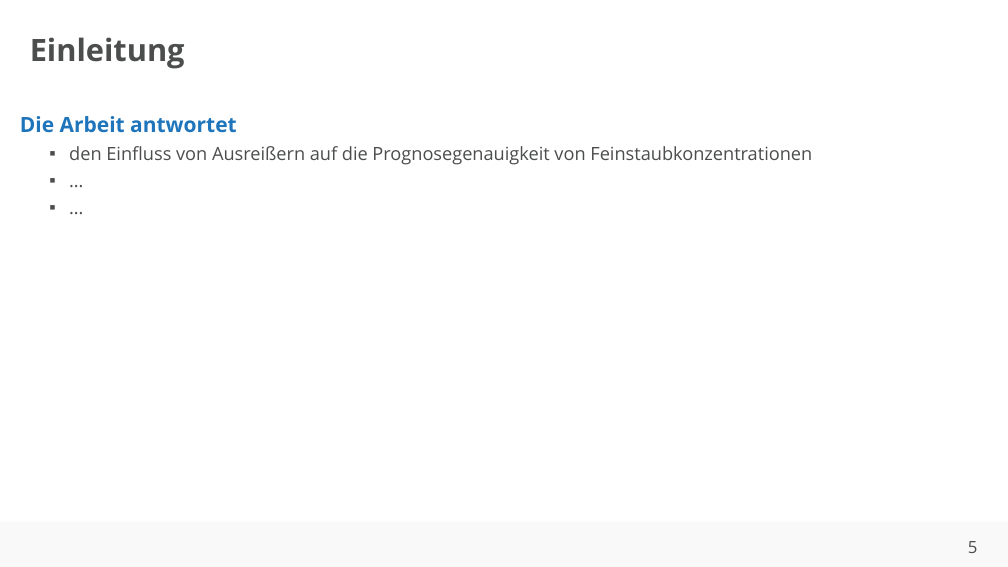
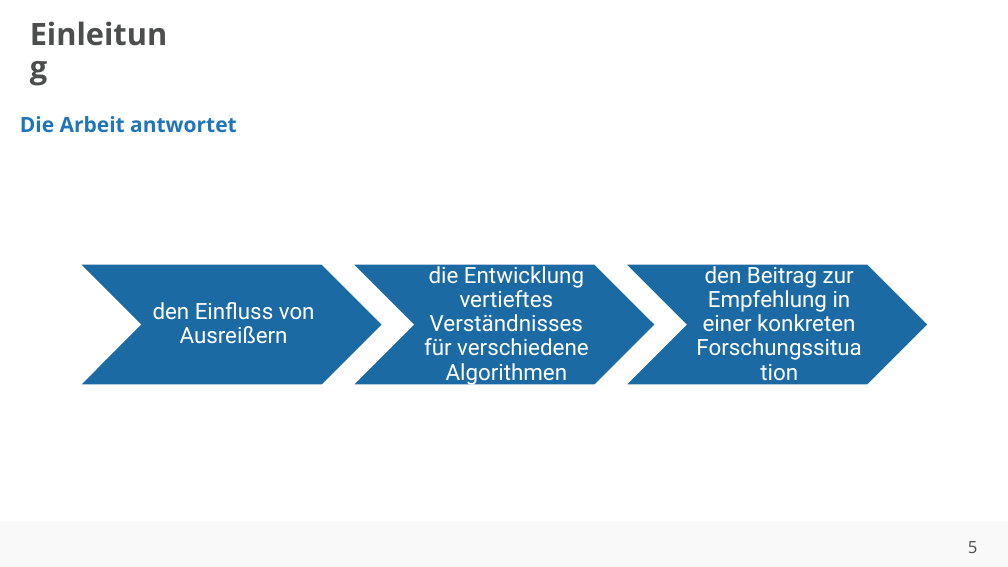
Before and after one commit to ahndavin/Abschlussarbeit_Bachelor, a slide deck: slide 5 of Kolloquium/Kolloquium.pptx. Drawn at 1008x567 pixels with LibreOffice and Linux fonts; fonts in the diff are those of the drawing; background and template pictures are left out. Boxes give left, top, right and bottom in pixels: in the first picture for what was removed or moved away, otherwise in the second. Text is boxed around its words. In the diff, an @@ line names an element or a change of style, - is before the commit and + after.

```diff
--- a/Kolloquium/Kolloquium.pptx
+++ b/Kolloquium/Kolloquium.pptx
@@ title "Einleitung" rewrapped from [30, 37, 185, 69] to [20, 28, 192, 76] @@
@@ text at [69, 146, 812, 165]: paragraphs removed @@
-  ▪ den Einfluss von Ausreißern auf die Prognosegenauigkeit von Feinstaubkonzentrationen
-  ▪ …
-  ▪ …
@@ group added at [80, 262, 928, 386]: 3 chevrons, 3 texts @@
+den Einfluss von Ausreißern
+die Entwicklung vertieftes Verständnisses für verschiedene Algorithmen
+den Beitrag zur Empfehlung in einer konkreten Forschungssituation
```
Also in this commit, not shown: 2 other slides changed, 2 slides added, 2 slides removed.
